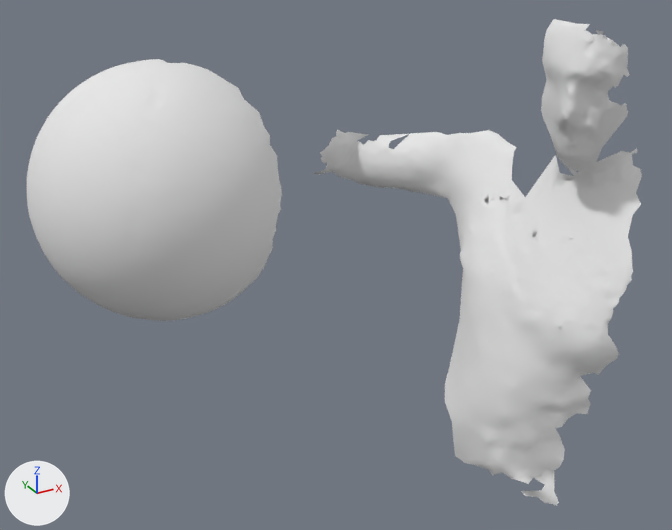
A saved change to the OBJ model res/tangential2/LargeSphere_tangential_02.000036.obj.
Before and after are seen from a 50 mm lens placed at (-24.0, -912.0, 395.0), pointed at (594.0, 211.0, -166.0). The axes (+X, +Y, +Z) are drawn at lower left. The lights are the same throughout. Where no turn or scale is listed for an object, it has been applied to the vertices.

Names of what the first picture shows: 'LargeSphere_tangential_02.000036'.
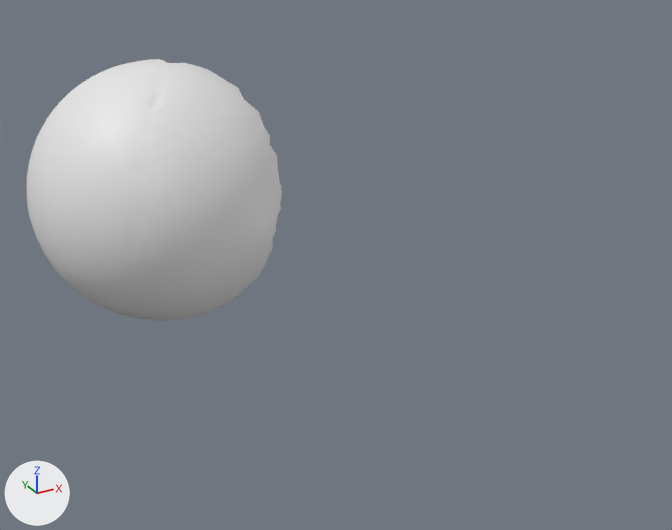
Pixel boxes [x1, y1, x2, y2] of what changed, in the pictures (672 x 530 px):
'LargeSphere_tangential_02.000036', reshaped (58% narrower, 46% shorter)
    before: [27, 19, 642, 505]
    after: [27, 59, 282, 321]
part 1 of me_largesphere_tangential_02_000036, deleted
    before: [313, 19, 642, 505]

The change, as a diff of the scene's bpy script:
```diff
--- a/res/tangential2/LargeSphere_tangential_02.000036.obj.py
+++ b/res/tangential2/LargeSphere_tangential_02.000036.obj.py
@@ me_largesphere_tangential_02_000036 @@
 me_largesphere_tangential_02_000036.from_pydata(...)  # 8890 vertices, 17511 faces; spans x 144.0..1017.0, y -71.0..487.0, z -568.0..190.0
 # used by ob_largesphere_tangential_02_000036; location = (0.0, 0.0, 0.0)
-me_largesphere_tangential_02_000036.materials.append(mat_largesphere_tangential_02_000036)  # white #e7e7e7
+# me_largesphere_tangential_02_000036 part 1: the loose piece of 3454 vertices spanning x 684.0..1017.0, y -55.0..487.0, z -568.0..190.0 is deleted
```
